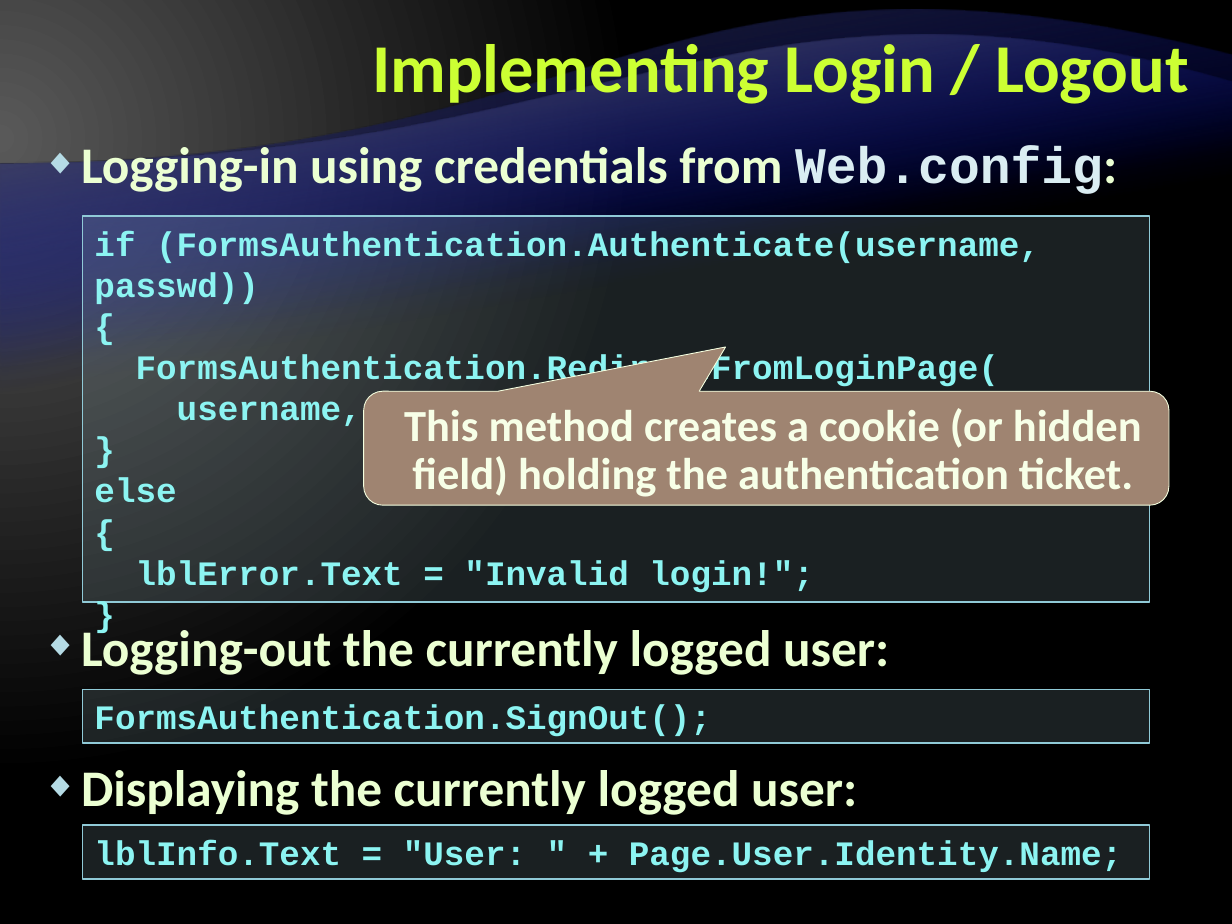
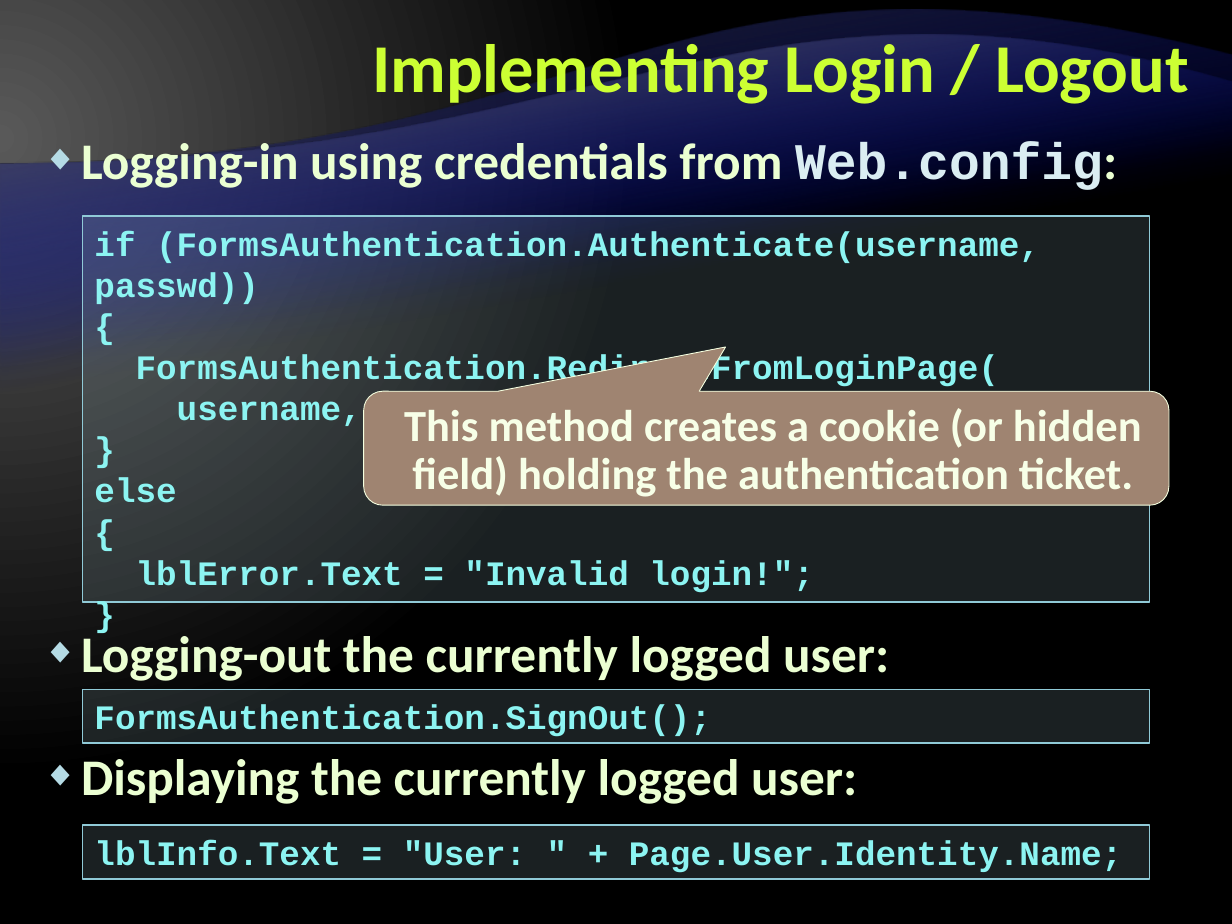
Before and after one commit to Graveheart/aspnetcourse, a slide deck: slide 15 of 2010/lectures/12. ASP.NET-Authentication-and-Authorization.pptx. Drawn at 1232x924 pixels with LibreOffice and Linux fonts; fonts in the diff are those of the drawing; background and template pictures are left out. Boxes give left, top, right and bottom in pixels: in the first picture for what was removed or moved away, otherwise in the second. Text is boxed around its words. In the diff, an @@ line names an element or a change of style, - is before the commit and + after.

```diff
--- a/2010/lectures/12. ASP.NET-Authentication-and-Authorization.pptx
+++ b/2010/lectures/12. ASP.NET-Authentication-and-Authorization.pptx
@@ text "Logging-in using credentials from Web.config:" at [81, 137, 1117, 804]: line spacing 38pt to 1; more space between paragraphs @@
```
Also in this commit, not shown: 16 other slides changed, 1 slide added.
